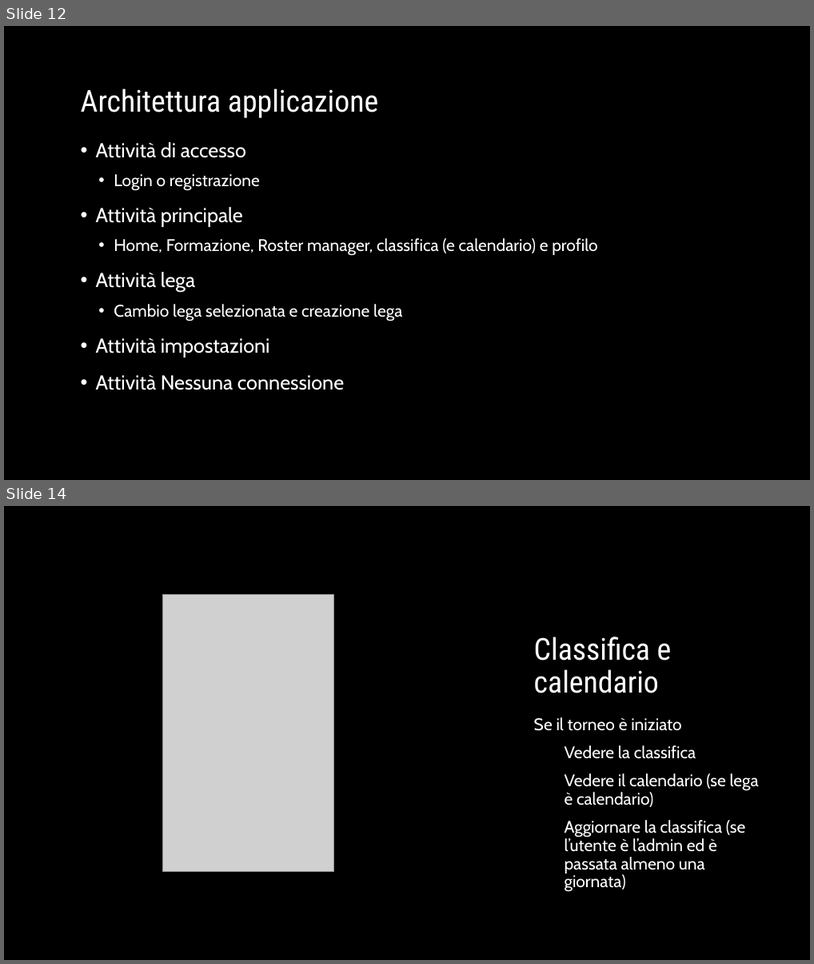
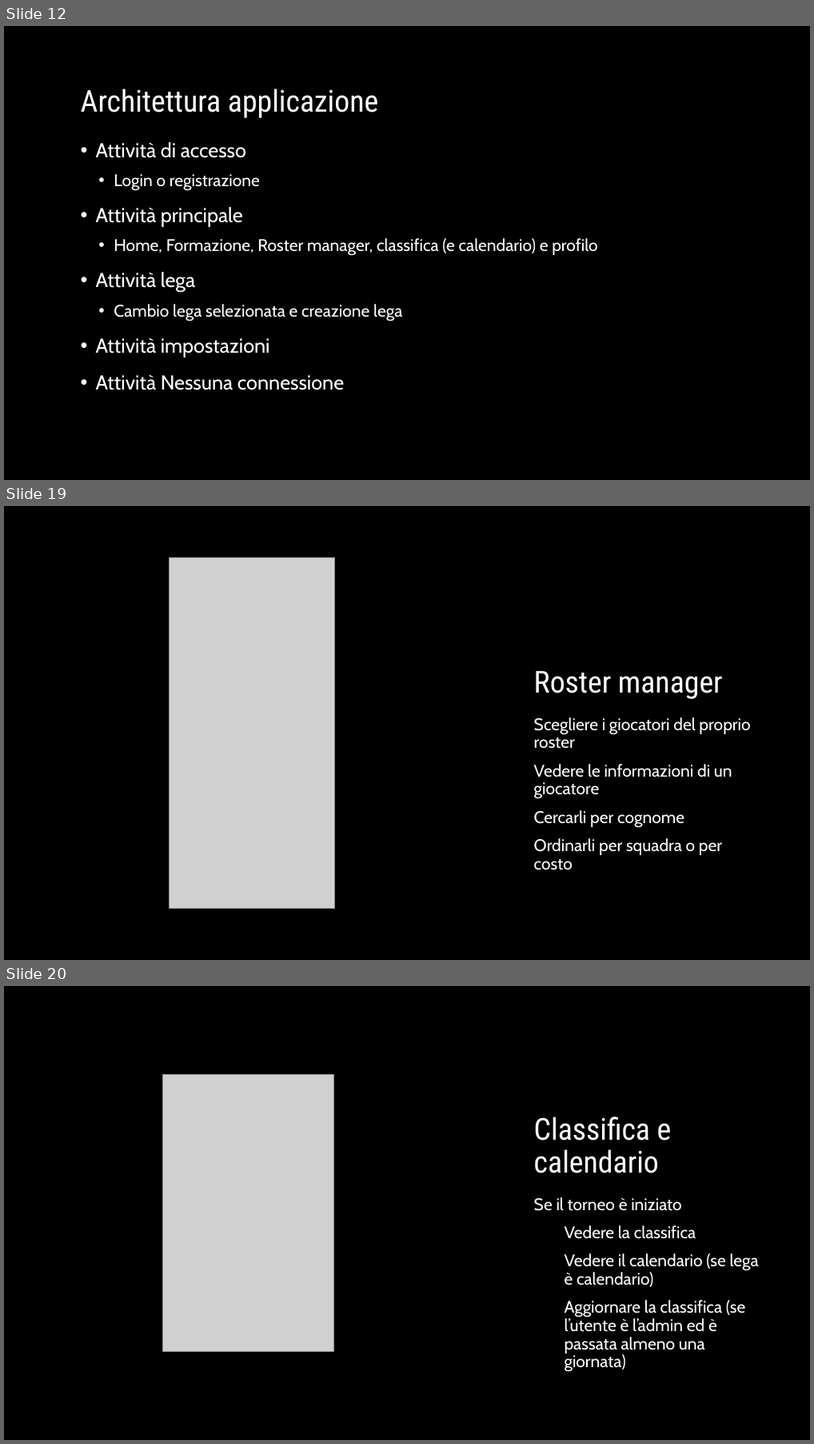
Before and after one commit to GiovanniMarchetto/Fantabasket, a slide deck: Fanta-basket.pptx. Shown one above the other, each under a label of ours: slides 12 and 14 before the commit, slides 12, 19 and 20 after it; the slides between them are not shown. The pictures are 814x964 and 814x1444 pixels, drawn with LibreOffice and Linux fonts; fonts in the diff are those of the drawing; grey boxes stand for pictures; background and template pictures are left out. Boxes give left, top, right and bottom in pixels: in the first picture for what was removed or moved away, otherwise in the second. Text is boxed around its words. In the diff, an @@ line names an element or a change of style, - is before the commit and + after.

```diff
--- a/Fanta-basket.pptx
+++ b/Fanta-basket.pptx
@@ slide 19 added at (x1=4, y1=506, x2=810, y2=960), background picture (left out); not listed: 1 template element that a slide beside it also shows @@
@@ picture added at (x1=169, y1=557, x2=335, y2=908) @@
@@ title added at (x1=534, y1=671, x2=723, y2=699), 36 pt, text #FFFFFF @@
+Roster manager
@@ text added at (x1=534, y1=717, x2=750, y2=870), 20 pt, text #FFFFFF @@
+Scegliere i giocatori del proprio roster
+Vedere le informazioni di un giocatore
+Cercarli per cognome
+Ordinarli per squadra o per costo
@@ what was slide 14 is now slide 20 @@
```
Also in this commit, not shown: 4 slides changed, 13 other slides added, 8 other files.
